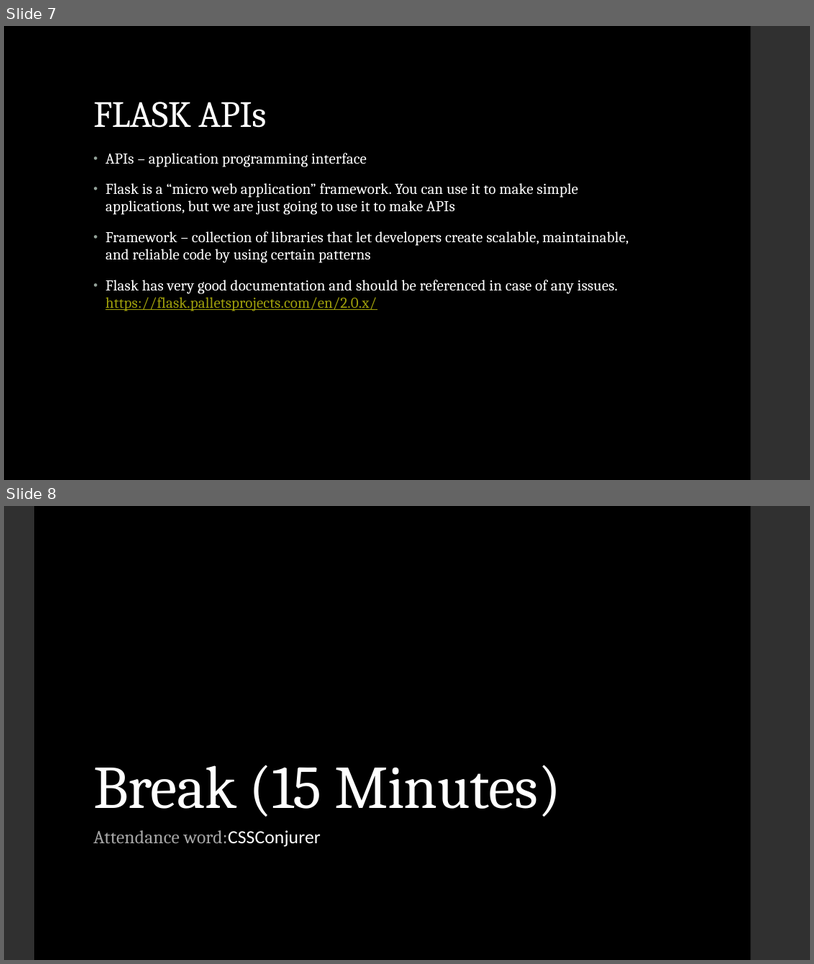
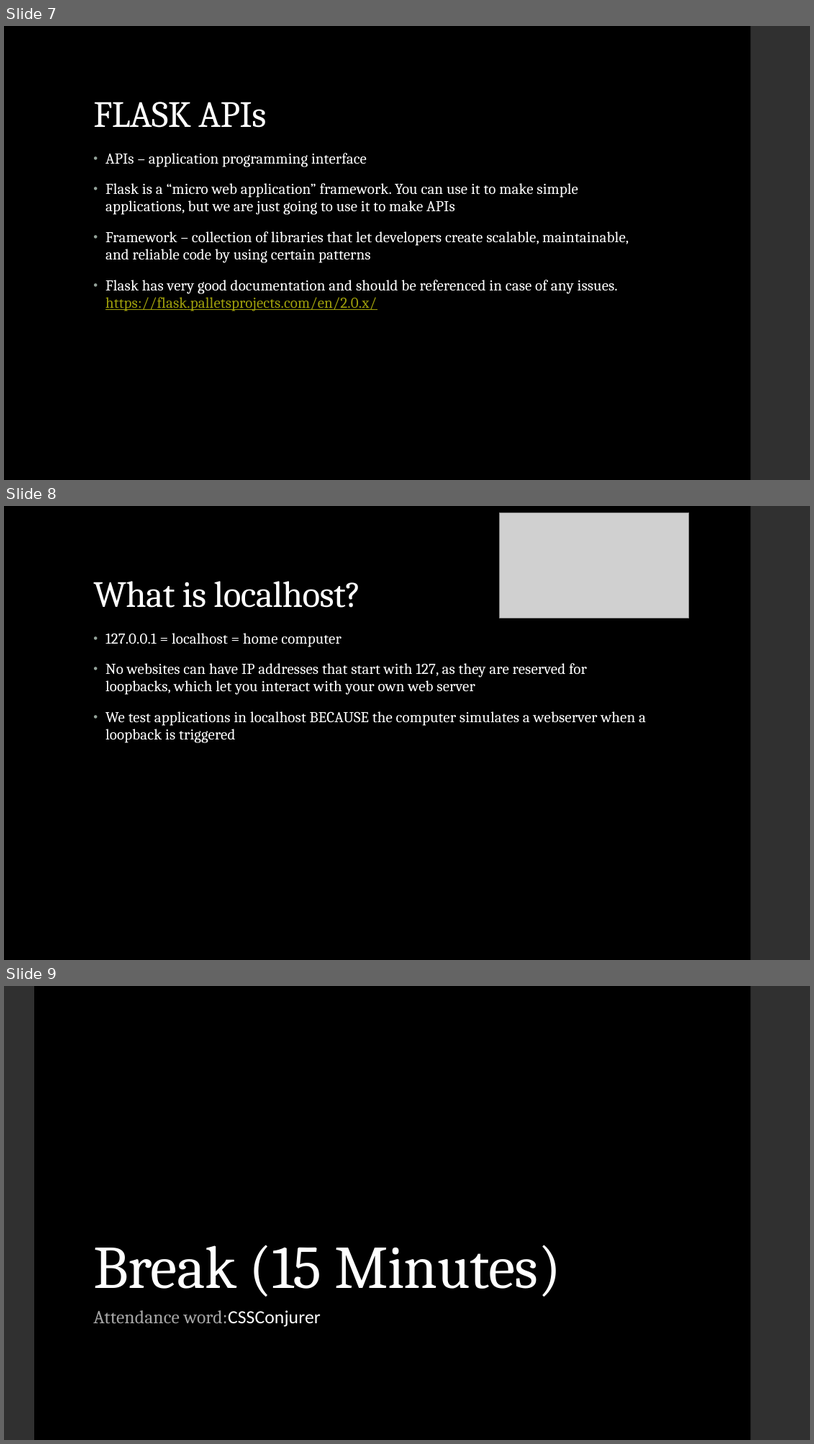
Before and after one commit to ytaiwo/Homework, a slide deck: week_21/week_21_presentation.pptx. Shown one above the other, each under a label of ours: slides 7 and 8 before the commit, slides 7, 8 and 9 after it. The pictures are 814x964 and 814x1444 pixels, drawn with LibreOffice and Linux fonts; fonts in the diff are those of the drawing; grey boxes stand for pictures. Boxes give left, top, right and bottom in pixels: in the first picture for what was removed or moved away, otherwise in the second. Text is boxed around its words. In the diff, an @@ line names an element or a change of style, - is before the commit and + after.

```diff
--- a/week_21/week_21_presentation.pptx
+++ b/week_21/week_21_presentation.pptx
@@ slide 8 added at (x1=4, y1=506, x2=810, y2=960), background #000000; not listed: 1 template element that a slide beside it also shows @@
@@ picture added at (x1=500, y1=512, x2=690, y2=618) @@
@@ title added at (x1=93, y1=581, x2=361, y2=608), 44 pt, text #FFFFFF @@
+What is localhost?
@@ text added at (x1=106, y1=633, x2=646, y2=743), 18 pt, text #FFFFFF @@
+• 127.0.0.1 = localhost = home computer
+• No websites can have IP addresses that start with 127, as they are reserved for loopbacks, which let you interact with your own web server
+• We test applications in localhost BECAUSE the computer simulates a webserver when a loopback is triggered
@@ what was slide 8 is now slide 9 @@
```
Also in this commit, not shown: 15 other files.
